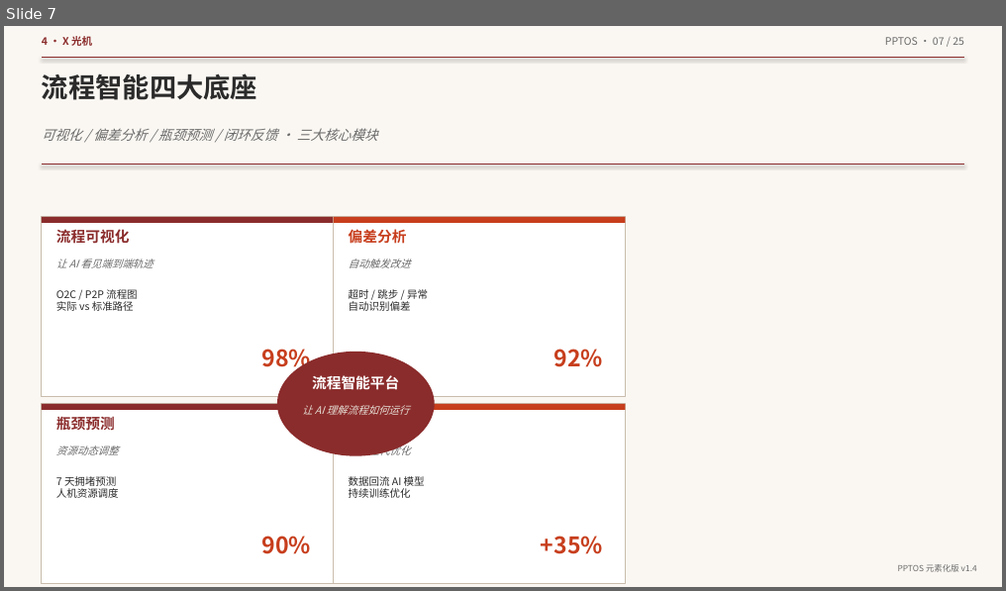
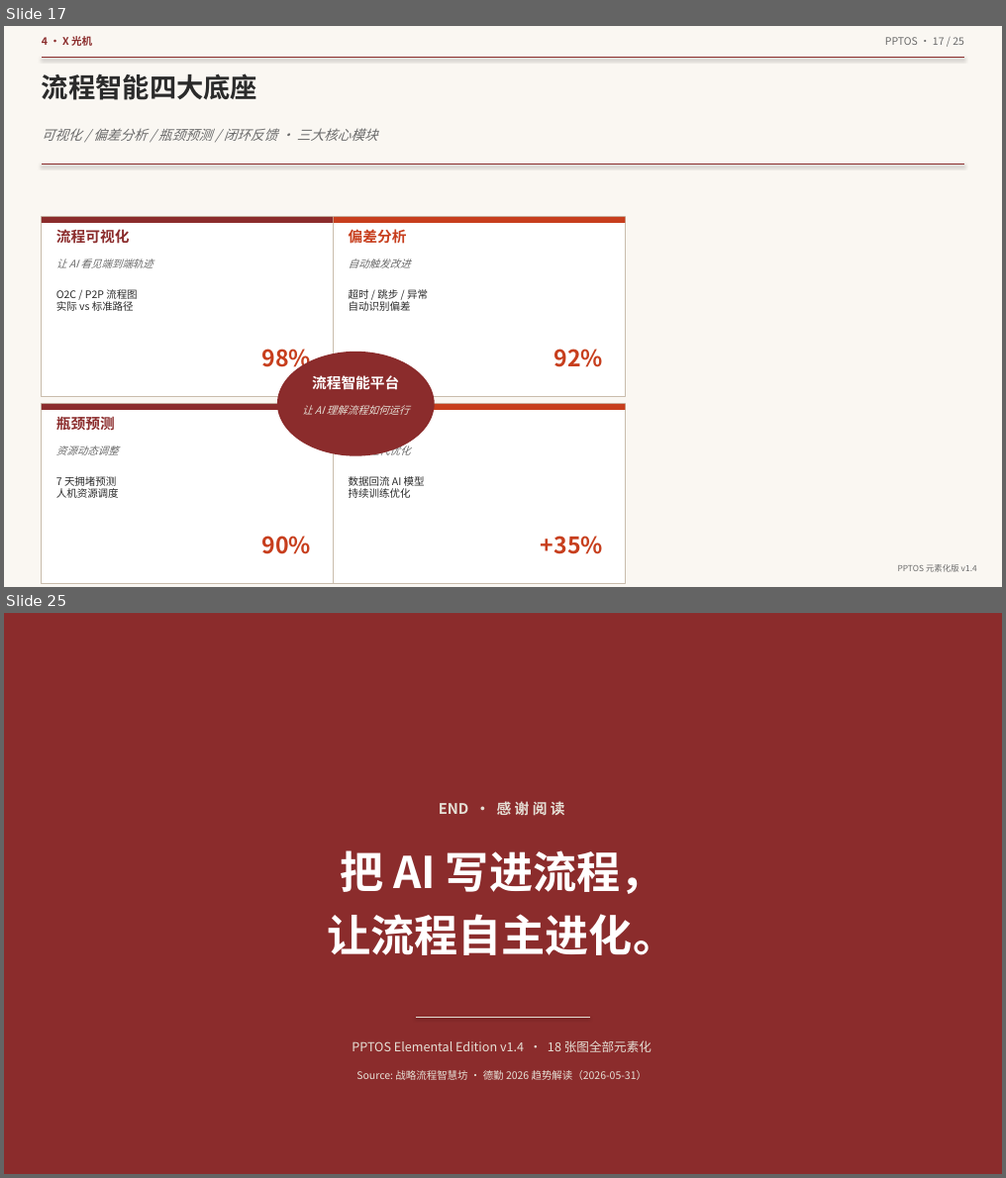
Before and after one commit to hsy358/obsidian-vault, a slide deck: 03-资源/PPT/德勤2026趋势解读-AI重写端到端流程_PPTOS元素化版.pptx. Shown one above the other, each under a label of ours: slide 7 before the commit, slides 17 and 25 after it; the slides between them are not shown. The pictures are 1006x591 and 1006x1178 pixels, drawn with LibreOffice and Linux fonts; fonts in the diff are those of the drawing. Boxes give left, top, right and bottom in pixels: in the first picture for what was removed or moved away, otherwise in the second. Text is boxed around its words. In the diff, an @@ line names an element or a change of style, - is before the commit and + after.

Commit message:
PPTOS 元素化 v2：德勤 2026 趋势解读 - 18 张图全部用 python-pptx 原生元素重建（无图片，可编辑）

```diff
--- a/03-资源/PPT/德勤2026趋势解读-AI重写端到端流程_PPTOS元素化版.pptx
+++ b/03-资源/PPT/德勤2026趋势解读-AI重写端到端流程_PPTOS元素化版.pptx
@@ slide 25 added at box(4, 613, 1002, 1174), background #FFFFFF @@
@@ rectangle added at box(4, 613, 1002, 1174), fill #8B2C2C @@
@@ text added at box(439, 801, 565, 815), 14 pt, text #E5DFD5, bold @@
+END · 感 谢 阅 读
@@ text added at box(340, 851, 663, 894), 42 pt, text #FFFFFF, bold @@
+把 AI 写进流程，
@@ text added at box(327, 914, 676, 956), 42 pt, text #FFFFFF, bold @@
+让流程自主进化。
@@ line added from (416, 1017) to (590, 1017), #E5DFD5 1 pt @@
@@ text added at box(351, 1041, 651, 1053), 12 pt, text #E5DFD5 @@
+PPTOS Elemental Edition v1.4 · 18 张图全部元素化
@@ text added at box(356, 1070, 647, 1080), 10 pt, text #E5DFD5 @@
+Source: 战略流程智慧坊 · 德勤 2026 趋势解读（2026-05-31）
@@ what was slide 7 is now slide 17 @@
@@ slide 17 changed as well @@
@@ text at box(885, 37, 964, 45): text changed @@
-PPTOS · 07 / 25
+PPTOS · 17 / 25
```
Also in this commit, not shown: 6 other slides changed, 17 other slides added.
